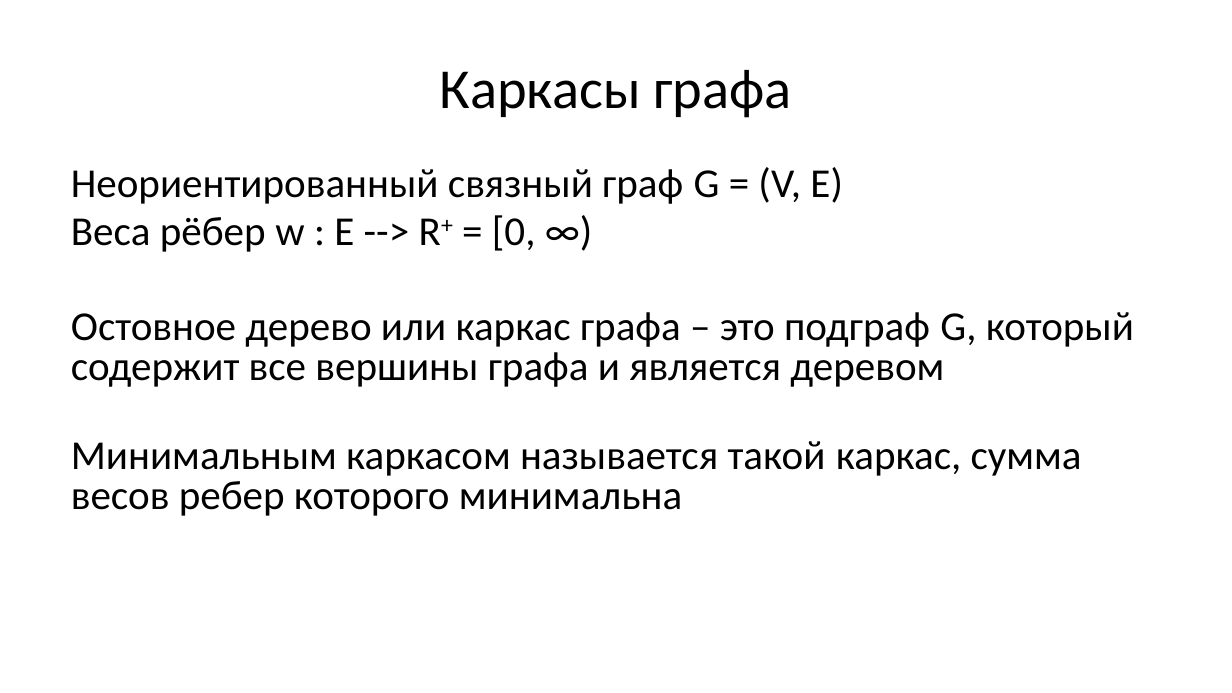
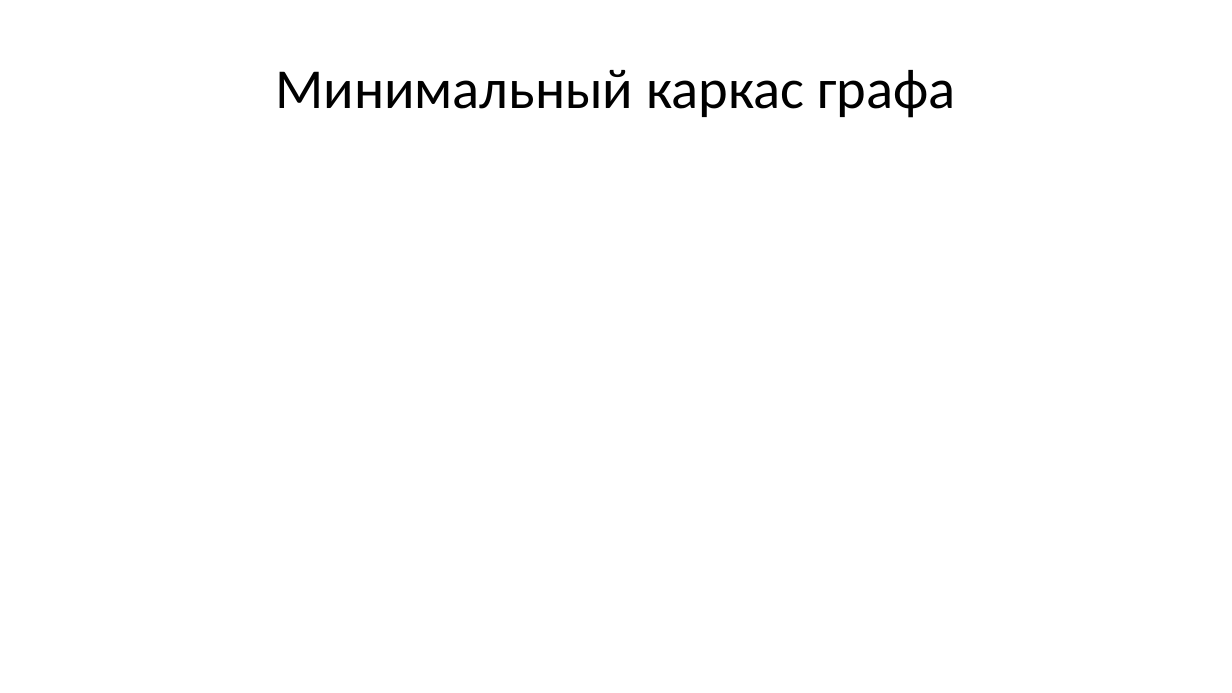
Before and after one commit to Evgueni-Petrov-aka-espetrov/Algorithms-and-Programming-in-C-pptx, a slide deck: slide 73 of 16 Обходы и каркасы графа.pptx (slide 13 before the commit). Drawn at 1232x693 pixels with LibreOffice and Linux fonts; fonts in the diff are those of the drawing. Boxes give left, top, right and bottom in pixels: in the first picture for what was removed or moved away, otherwise in the second. Text is boxed around its words. In the diff, an @@ line names an element or a change of style, - is before the commit and + after.

```diff
--- a/16 Обходы и каркасы графа.pptx
+++ b/16 Обходы и каркасы графа.pptx
@@ title at bbox=[275, 70, 955, 118]: text changed @@
-Каркасы графа
+Минимальный каркас графа
@@ text removed at bbox=[71, 167, 1134, 516] @@
-Неориентированный связный граф G = (V, E)
-Веса рёбер w : E --> R+ = [0, ∞)
-Остовное дерево или каркас графа – это подграф G, который содержит все вершины графа и является деревом
-Минимальным каркасом называется такой каркас, сумма весов ребер которого минимальна
```
Also in this commit, not shown: 21 other slides changed, 196 slides added, 1 slide removed.
